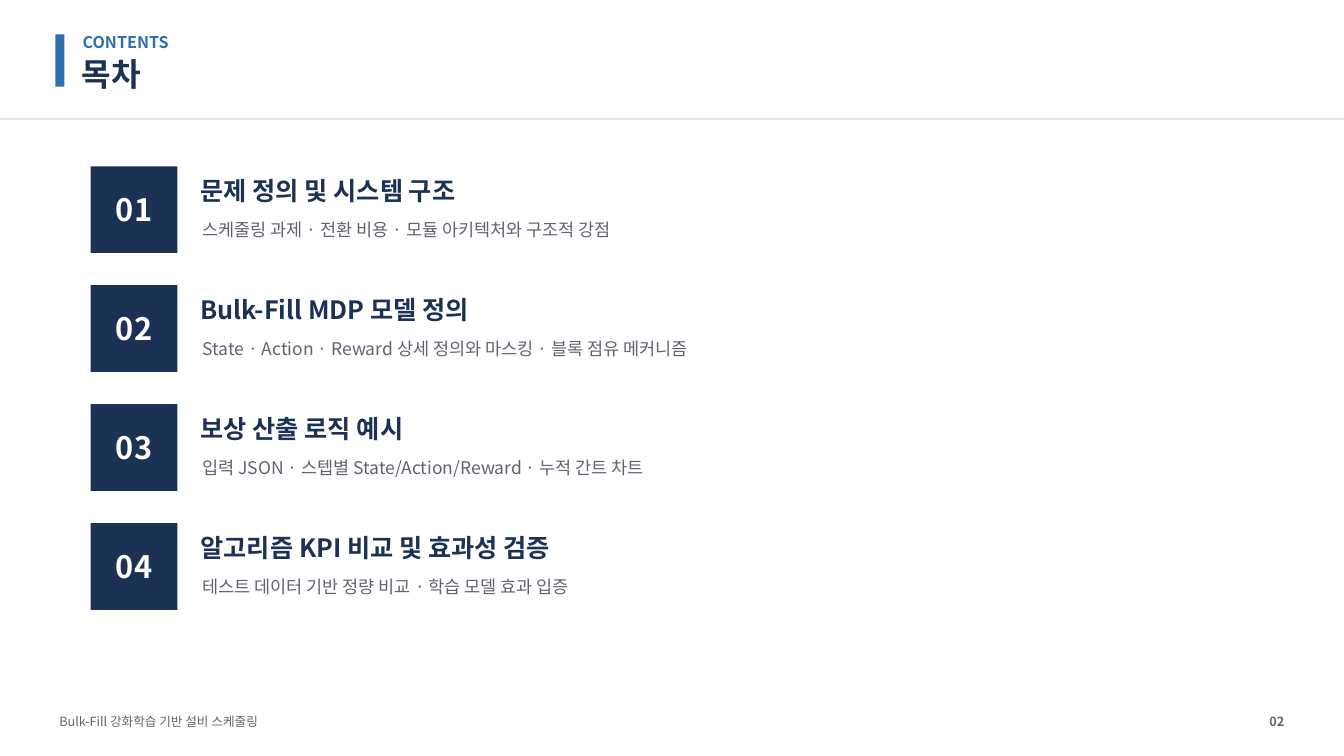
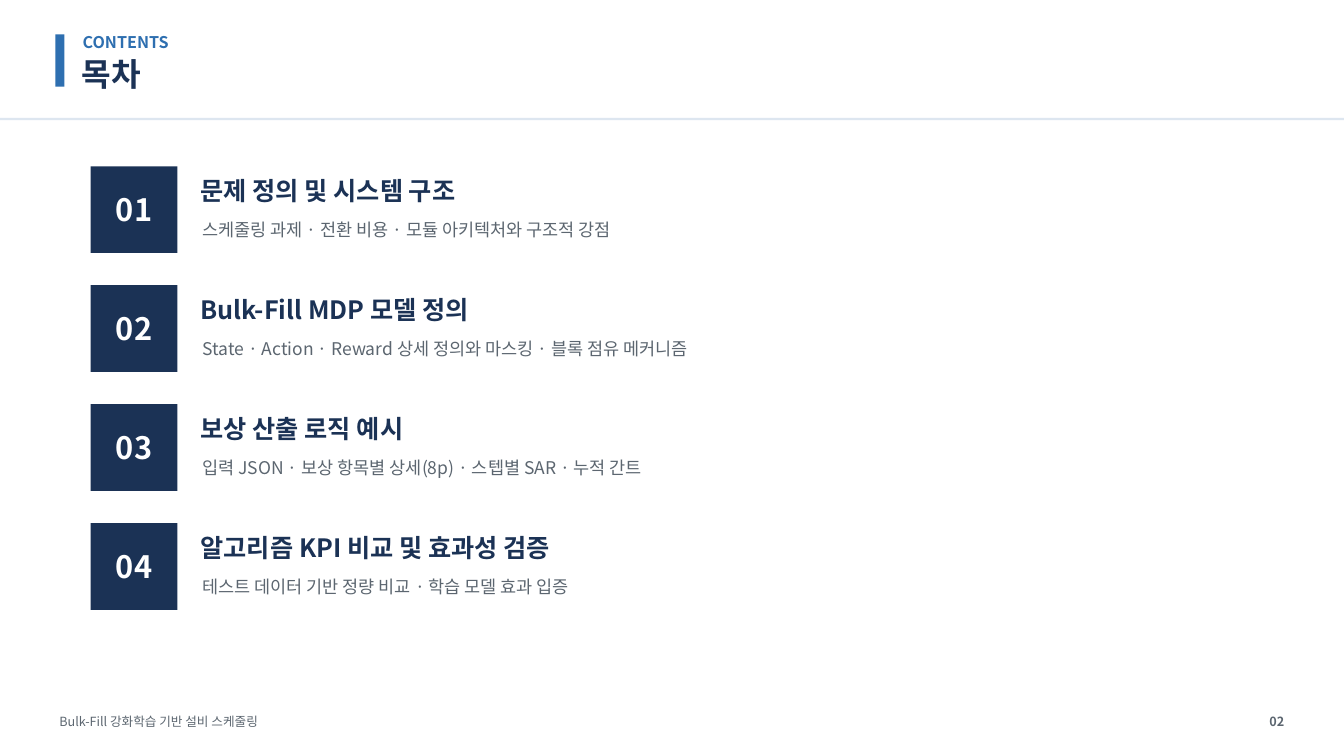
Before and after one commit to relighting123/pjt_scheduling, a slide deck: slide 2 of docs/BulkFill_스케줄링_발표자료.pptx. Drawn at 1344x756 pixels with LibreOffice and Linux fonts; fonts in the diff are those of the drawing. Boxes give left, top, right and bottom in pixels: in the first picture for what was removed or moved away, otherwise in the second. Text is boxed around its words. In the diff, an @@ line names an element or a change of style, - is before the commit and + after.

```diff
--- a/docs/BulkFill_스케줄링_발표자료.pptx
+++ b/docs/BulkFill_스케줄링_발표자료.pptx
@@ text at (x1=203, y1=459, x2=642, y2=478): text changed @@
-입력 JSON · 스텝별 State/Action/Reward · 누적 간트 차트
+입력 JSON · 보상 항목별 상세(8p) · 스텝별 SAR · 누적 간트
```
Also in this commit, not shown: 18 other slides changed, 8 slides added, 4 other files.
